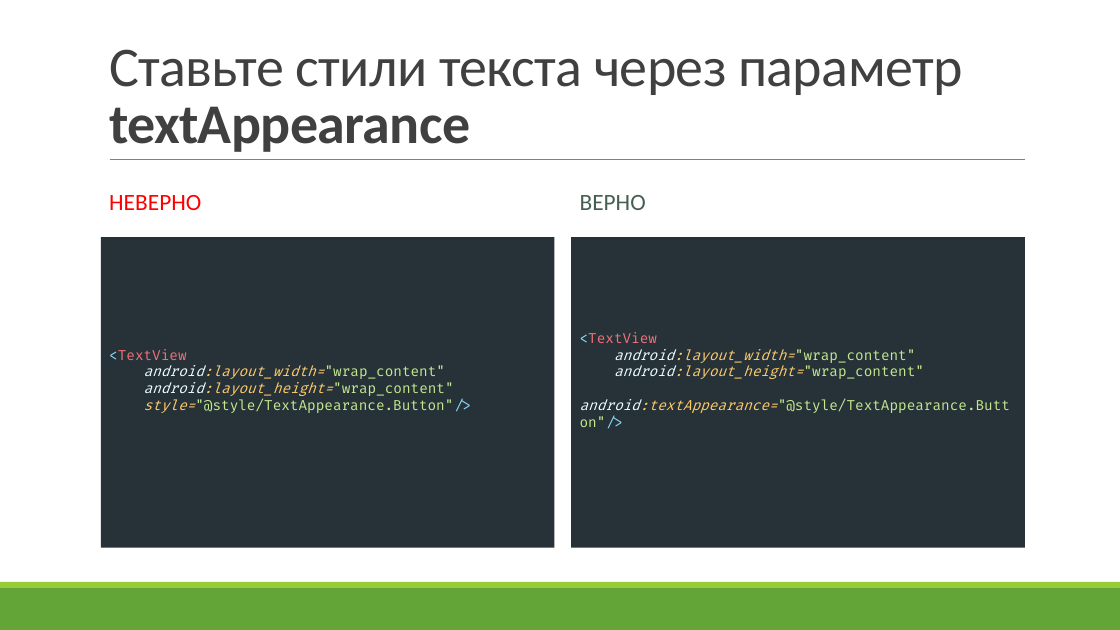
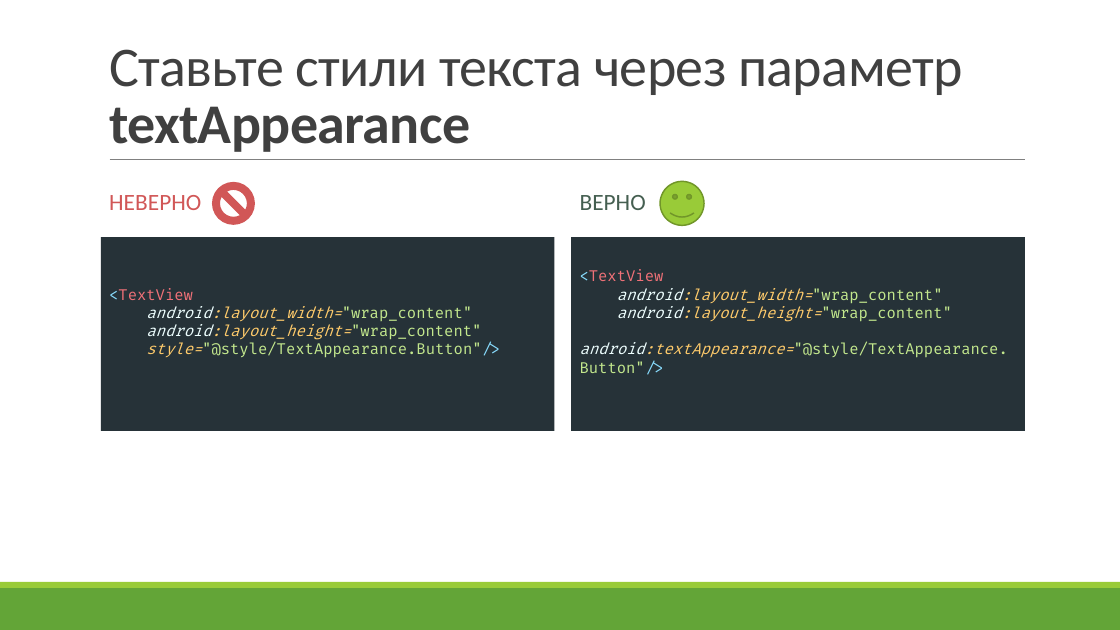
Before and after one commit to ZebanNikolay/android-style-best-practices, a slide deck: slide 13 of Большая стирка тем и стилей в Android.pptm (slide 12 before the commit). Drawn at 1120x630 pixels with LibreOffice and Linux fonts; fonts in the diff are those of the drawing. Boxes give left, top, right and bottom in pixels: in the first picture for what was removed or moved away, otherwise in the second. Text is boxed around its words. In the diff, an @@ line names an element or a change of style, - is before the commit and + after.

```diff
--- a/Большая стирка тем и стилей в Android.pptm
+++ b/Большая стирка тем и стилей в Android.pptm
@@ text "НЕВЕРНО" at box(109, 195, 201, 210): text colour #FF0000 to #D15757 @@
@@ no-entry sign added at box(212, 182, 255, 225), fill #D15757 @@
@@ smiley face added at box(660, 181, 704, 225), fill #99CB38, outline #719629 1.25 pt @@
@@ text "<TextView android:layout_width="wrap_content" android:layout ...": place and size @@
-text "<TextView android:layout_width="wrap_content" android:layout ..." at box(101, 237, 555, 547)
+text "<TextView android:layout_width="wrap_content" android:layout ..." at box(101, 237, 555, 431)
@@ text "<TextView android:layout_width="wrap_content" android:layout ..." at box(101, 237, 555, 431): size 12 to 13 pt @@
@@ text "<TextView android:layout_width="wrap_content" android:layout ..." at box(571, 237, 1025, 431): size 12 to 13 pt @@
@@ text "<TextView android:layout_width="wrap_content" android:layout ...": place and size @@
-text "<TextView android:layout_width="wrap_content" android:layout ..." at box(571, 237, 1025, 547)
+text "<TextView android:layout_width="wrap_content" android:layout ..." at box(571, 237, 1025, 431)
```
Also in this commit, not shown: 8 other slides changed, 3 slides added, 2 slides removed.
